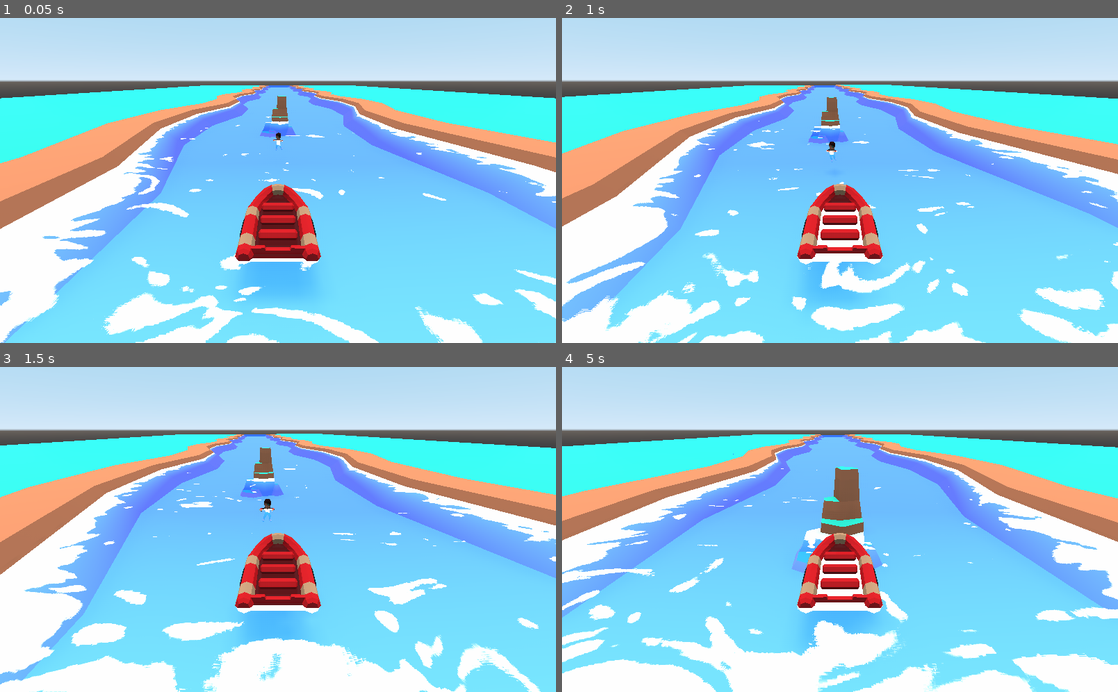
Above: before the commit, frames 1-4 (two rows, left to right).
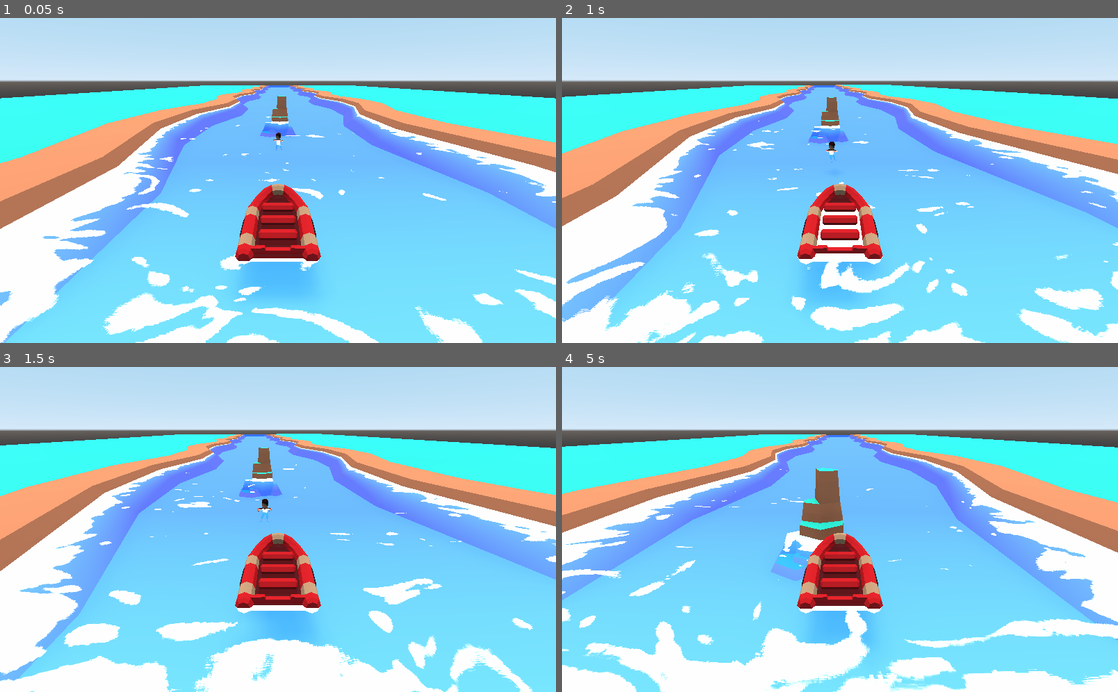
Above: after the commit, the same moments.

Repository: dnadan2/lazy-rapids
Game: Godot game, scene res://Root.tscn
Two runs of this game, one before a commit and one after it. Both use one fixed random seed, a clock stepped at 60 frames per second and the inputs below.
Inputs (mouse positions are in pixels of both pictures, inside the frame that each line leads up to):
- Up to frame 1 (0.05 s): no input
- Up to frame 2 (1 s): move the mouse to (962, 164) at 0.52 s; click (962, 164) at 0.67 s
- Up to frame 3 (1.5 s): move the mouse to (166, 545) at 1.27 s; click (166, 545) at 1.42 s
- Up to frame 4 (5 s): move the mouse to (895, 458) at 2.02 s; click (895, 458) at 2.17 s; move the mouse to (812, 594) at 2.77 s; click (812, 594) at 2.92 s; move the mouse to (1006, 578) at 3.52 s; click (1006, 578) at 3.67 s; move the mouse to (673, 480) at 4.27 s; click (673, 480) at 4.42 s

Frame 1 is identical in both runs. In frame 2, 1.1% of the frame differs, in the area x 0-100%, y 21-100%; in frame 3, 5.5%; in frame 4, 21%, in the area x 0-100%, y 20-100%.

Commit message:
lifeboat refactor

Diff:
--- a/Boat/Lifeboat.gd
+++ b/Boat/Lifeboat.gd
@@ -1,30 +1,40 @@
 extends RigidBody
 
-const ACCELERATION = 10
+const ACCELERATION = 5
+const RIVER_SPEED = 0
+const ROTATION_TORQUE = 50
+const GRAVITY = 9.8
 var targetXPos = null
 
-func transitionToXPos(xPos, size, delta):
-	if xPos > size / 2:
-		add_torque(Vector3(0,-50,0) * delta)
+func rotate_pressed(delta):
+	var pressedXPos = get_viewport().get_mouse_position()
+	var screen_size = get_viewport().get_size()
+
+	if pressedXPos > screen_size / 2:
+		add_torque(Vector3(0, -ROTATION_TORQUE, 0) * delta)
 	else:
-		add_torque(Vector3(0,50,0) * delta)
+		add_torque(Vector3(0, ROTATION_TORQUE, 0) * delta)
 
 func stopTransitioningToXPos():
 	targetXPos = null
 
+func apply_downstream_force(delta):
+	apply_central_impulse(Vector3(0,0,-RIVER_SPEED) * delta)
+
+func apply_vertical_forces(delta):
+	var gravityAmount = 0.5
+	var bouyancyAmount = max(0, min(1, (0.17 - translation.y) / 0.17))
+
+	apply_central_impulse(Vector3(0, (bouyancyAmount - gravityAmount) * GRAVITY * 2 * delta, 0))
+
+func apply_boat_force(delta):
+	var vector = Vector3(sin(rotation.y), 0, cos(rotation.y))
+	apply_central_impulse(vector * ACCELERATION * delta)
+
 func _physics_process(delta):
-	apply_central_impulse(Vector3(0,0,-5) * delta)
+	if Input.is_mouse_button_pressed(1):
+		rotate_pressed(delta)
 
-	var velocity = Vector3(sin(rotation_degrees.y),0, cos(rotation_degrees.y)) * 10
-
-	if Input.is_mouse_button_pressed(2):
-		var vector = Vector3(sin(rotation.y), 0, cos(rotation.y))
-		apply_central_impulse(vector * ACCELERATION * delta)
-
-	if Input.is_mouse_button_pressed(1):
-		transitionToXPos(get_viewport().get_mouse_position(), get_viewport().get_size(), delta)
-
-	var gravity = 0.5
-	var bouyancy = max(0, min(1, (0.17 - translation.y) / 0.17))
-
-	apply_central_impulse(Vector3(0, (bouyancy - gravity) * 9.8 * 2 * delta, 0))
+	apply_downstream_force(delta)
+	apply_boat_force(delta)
+	apply_vertical_forces(delta)
